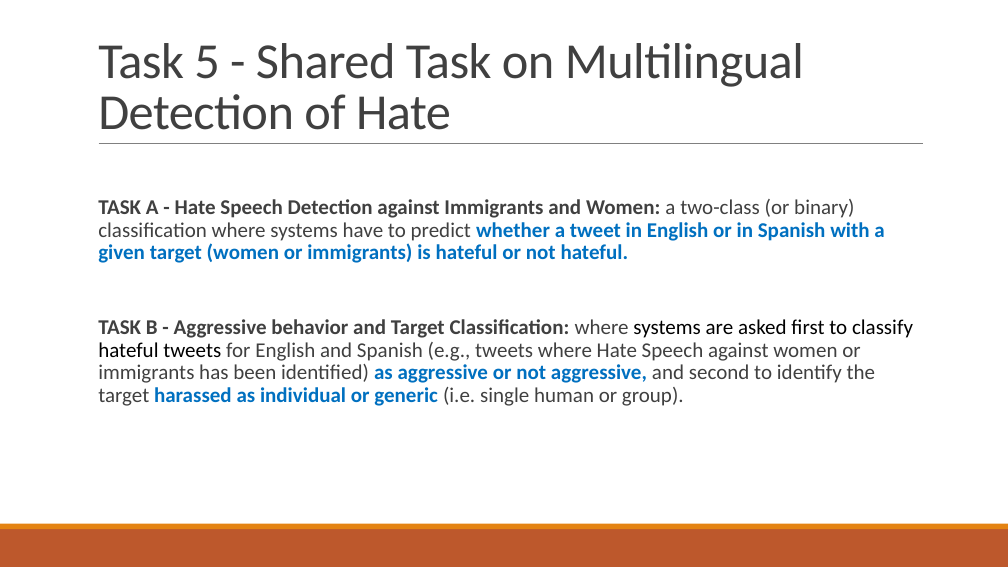
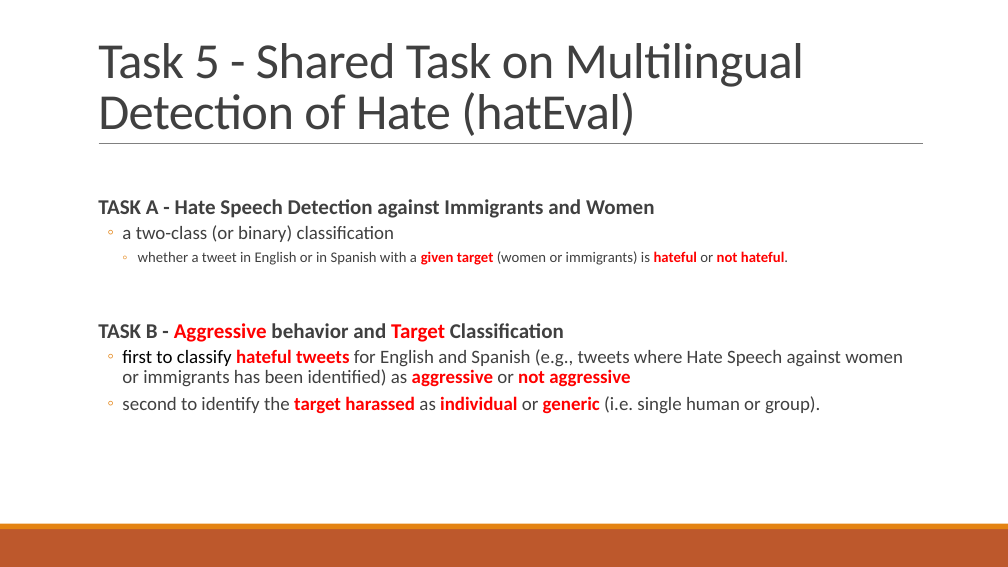
Before and after one commit to liangxh/grad, a slide deck: slide 7 of [报告] SemEval 2019 Task 6.pptx (slide 6 before the commit). Drawn at 1008x567 pixels with LibreOffice and Linux fonts; fonts in the diff are those of the drawing. Boxes give left, top, right and bottom in pixels: in the first picture for what was removed or moved away, otherwise in the second. Text is boxed around its words. In the diff, an @@ line names an element or a change of style, - is before the commit and + after.

```diff
--- a/[报告] SemEval 2019 Task 6.pptx
+++ b/[报告] SemEval 2019 Task 6.pptx
@@ title at (98, 43, 804, 136): text changed @@
-Task 5 - Shared Task on Multilingual Detection of Hate
+Task 5 - Shared Task on Multilingual Detection of Hate (hatEval)
@@ text at (98, 199, 903, 414): text changed; size 20 to 18 pt @@
-  TASK A - Hate Speech Detection against Immigrants and Women: a two-class (or binary) classification where systems have to predict whether a tweet in English or in Spanish with a given target (women or immigrants) is hateful or not hateful.
-  TASK B - Aggressive behavior and Target Classification: where systems are asked first to classify hateful tweets for English and Spanish (e.g., tweets where Hate Speech against women or immigrants has been identified) as aggressive or not aggressive, and second to identify the target harassed as individual or generic (i.e. single human or group).
+  TASK A - Hate Speech Detection against Immigrants and Women
+  ◦ a two-class (or binary) classification
+    ◦ whether a tweet in English or in Spanish with a given target (women or immigrants) is hateful or not hateful.
+  TASK B - Aggressive behavior and Target Classification
+  ◦ first to classify hateful tweets for English and Spanish (e.g., tweets where Hate Speech against women or immigrants has been identified) as aggressive or not aggressive
+  ◦ second to identify the target harassed as individual or generic (i.e. single human or group).
```
Also in this commit, not shown: 2 other slides changed, 2 slides added, 2 other files.
